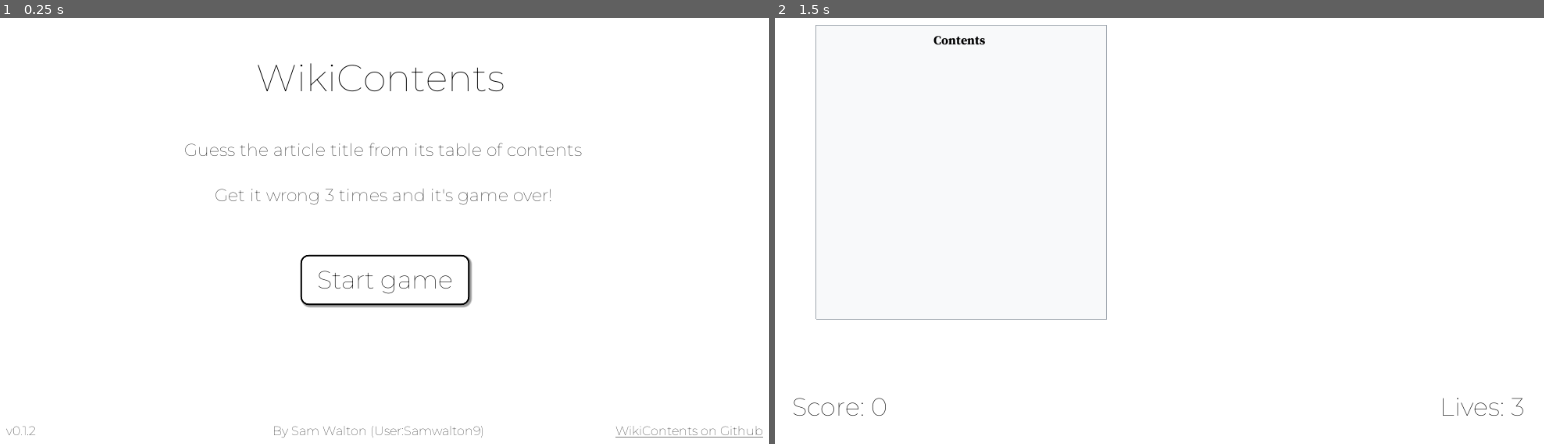
Above: before the commit, frames 1-2 (left to right).
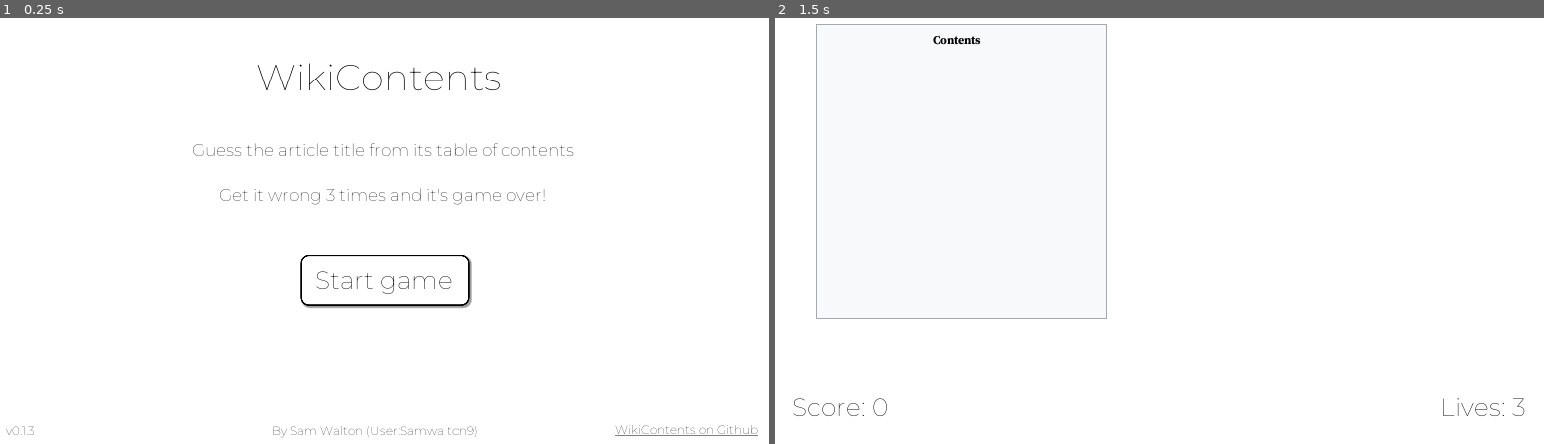
Above: after the commit, the same moments.

Repository: Samwalton9/WikiContents
Game: Godot game, scene res://Menus/MainMenu.tscn
The game is run twice, just before and just after one commit, with the same random seed, the same clock (stepped at 60 frames per second) and the same inputs.
Inputs:
- Up to frame 1 (0.25 s): no input
- Up to frame 2 (1.5 s): click "Start game" at 0.5 s; tap Enter at 1.25 s

The runs differ from the first frame. In frame 1, 2.5% of the frame differs, in the area x 1-100%, y 10-99%; in frame 2, 0.8%.
Error in both runs: Invalid call. Nonexistent function 'keys' in base 'Nil'. (res://Game/Game.gd:56)

Commit message:
Allow scaling

Diff:
--- a/Menus/MainMenu.tscn
+++ b/Menus/MainMenu.tscn
@@ -57,7 +57,7 @@
 margin_top = 565.0
 margin_right = 67.0
 margin_bottom = 586.0
-text = "v0.1.2"
+text = "v0.1.3"
 
 [node name="Github" type="RichTextLabel" parent="."]
 margin_left = 807.0
--- a/project.godot
+++ b/project.godot
@@ -18,6 +18,12 @@
 ProgressTracking="*res://ProgressTracking.gd"
 Events="*res://Events.gd"
 
+[display]
+
+window/dpi/allow_hidpi=true
+window/stretch/mode="2d"
+window/stretch/aspect="keep"
+
 [gui]
 
 common/drop_mouse_on_gui_input_disabled=true
